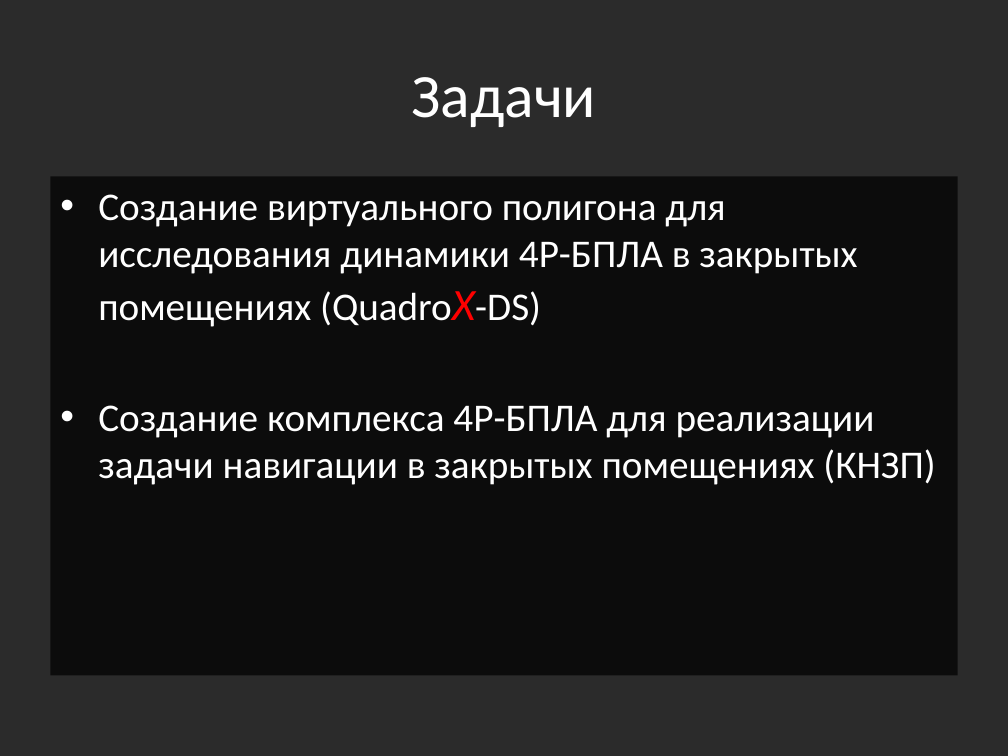
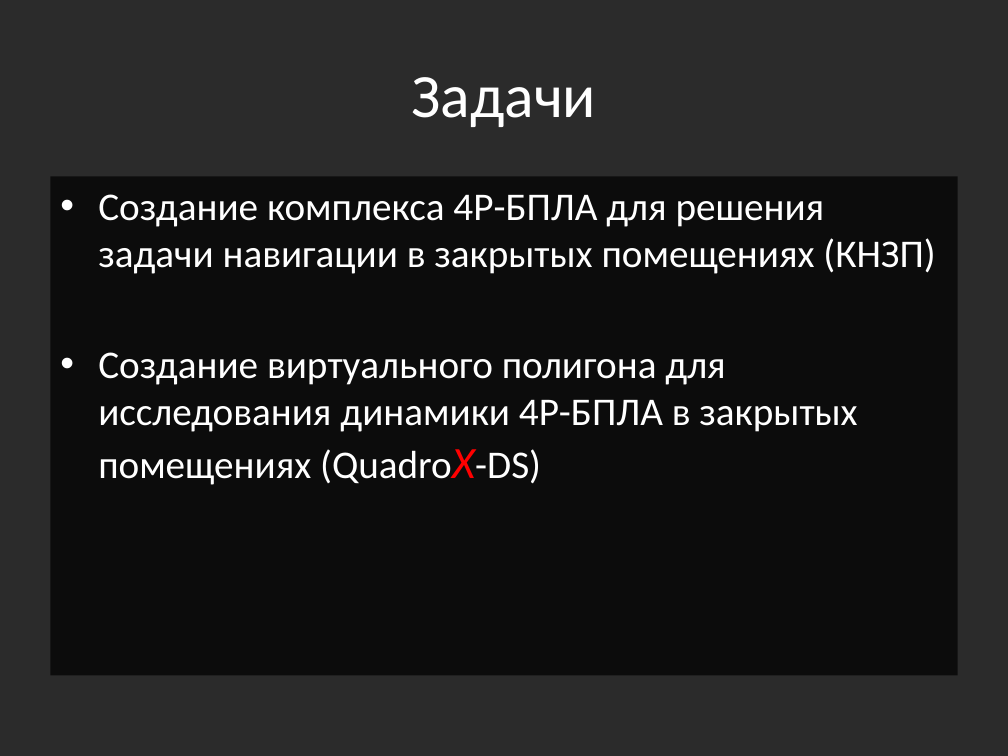
Before and after one commit to yaceq/quadro-xds, a slide deck: slide 2 of Docs/Medias2012_dhg.pptx. Drawn at 1008x756 pixels with LibreOffice and Linux fonts; fonts in the diff are those of the drawing; background and template pictures are left out; a plain dark background stands for a picture behind light text. Boxes give left, top, right and bottom in pixels: in the first picture for what was removed or moved away, otherwise in the second. Text is boxed around its words. In the diff, an @@ line names an element or a change of style, - is before the commit and + after.

```diff
--- a/Docs/Medias2012_dhg.pptx
+++ b/Docs/Medias2012_dhg.pptx
@@ text at [98,194,935,274]: paragraph added @@
+• Создание комплекса 4Р-БПЛА для решения задачи навигации в закрытых помещениях (КНЗП)
@@ text at [98,405,935,485]: paragraph removed @@
-• Создание комплекса 4Р-БПЛА для реализации задачи навигации в закрытых помещениях (КНЗП)
```
Also in this commit, not shown: 5 other slides changed, 4 slides added.
